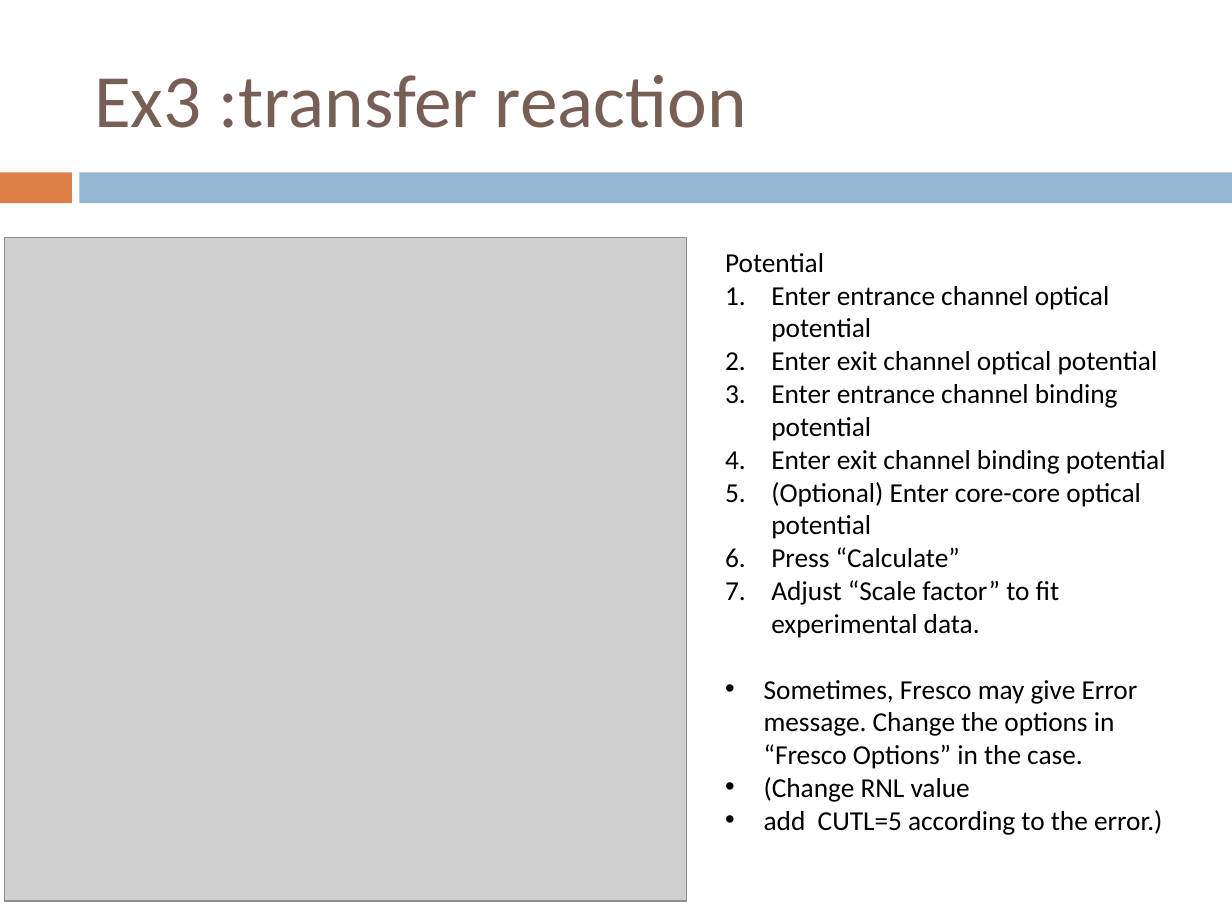
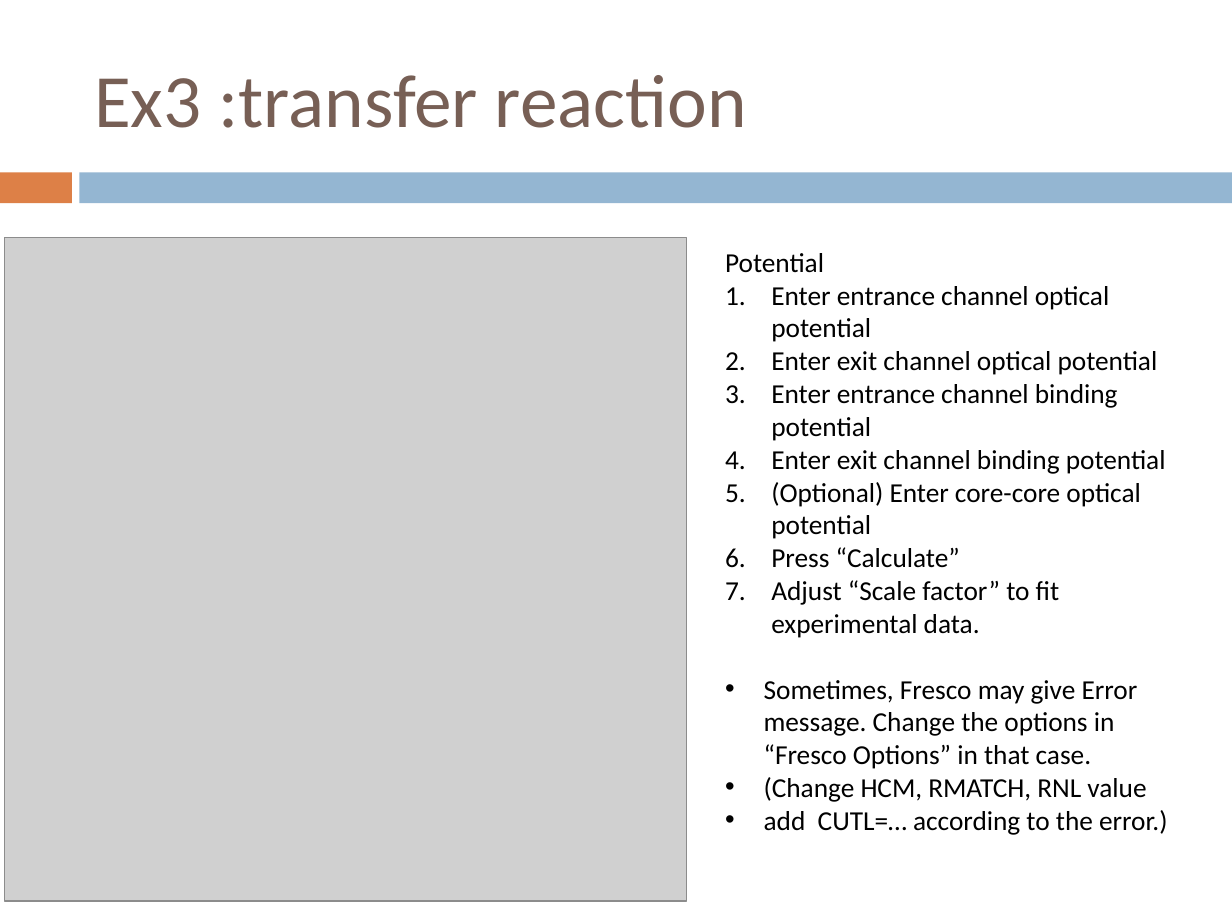
Before and after one commit to alphacentaury-github/ReactionGUI, a slide deck: slide 40 of ReactionGUI_manual.pptx. Drawn at 1232x924 pixels with LibreOffice and Linux fonts; fonts in the diff are those of the drawing; grey boxes stand for pictures. Boxes give left, top, right and bottom in pixels: in the first picture for what was removed or moved away, otherwise in the second. Text is boxed around its words. In the diff, an @@ line names an element or a change of style, - is before the commit and + after.

```diff
--- a/ReactionGUI_manual.pptx
+++ b/ReactionGUI_manual.pptx
@@ text at (764, 680, 1167, 835): text changed @@
-• Sometimes, Fresco may give Error message. Change the options in “Fresco Options” in the case.
-• (Change RNL value
-• add CUTL=5 according to the error.)
+• Sometimes, Fresco may give Error message. Change the options in “Fresco Options” in that case.
+• (Change HCM, RMATCH, RNL value
+• add CUTL=… according to the error.)
```
Also in this commit, not shown: 7 other slides changed, 2 slides added, 2 slides removed.
